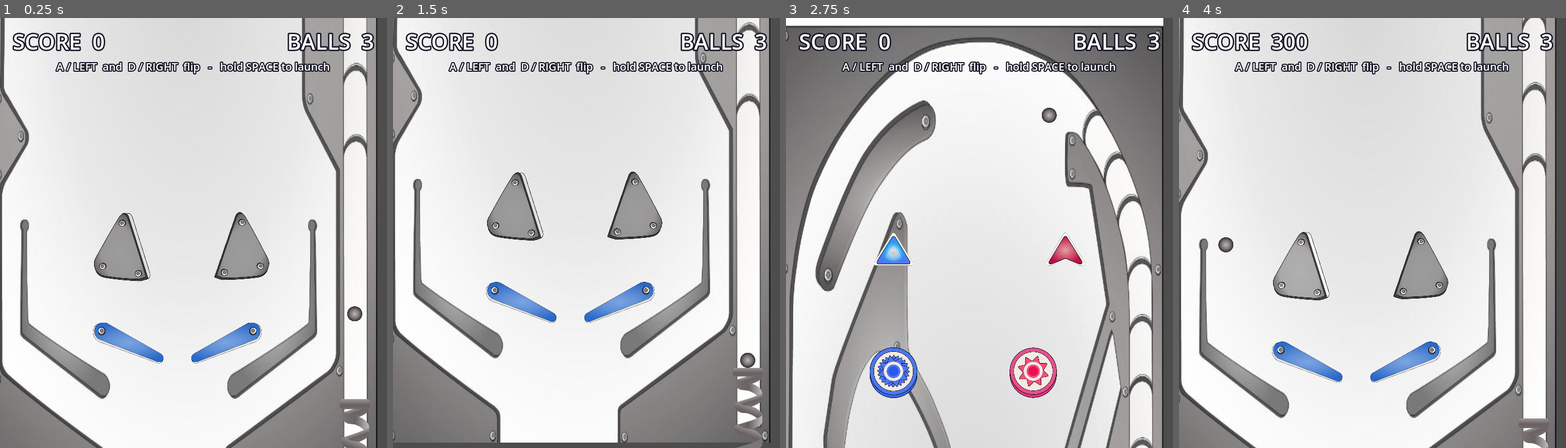
Above: before the commit, frames 1-4 (left to right).
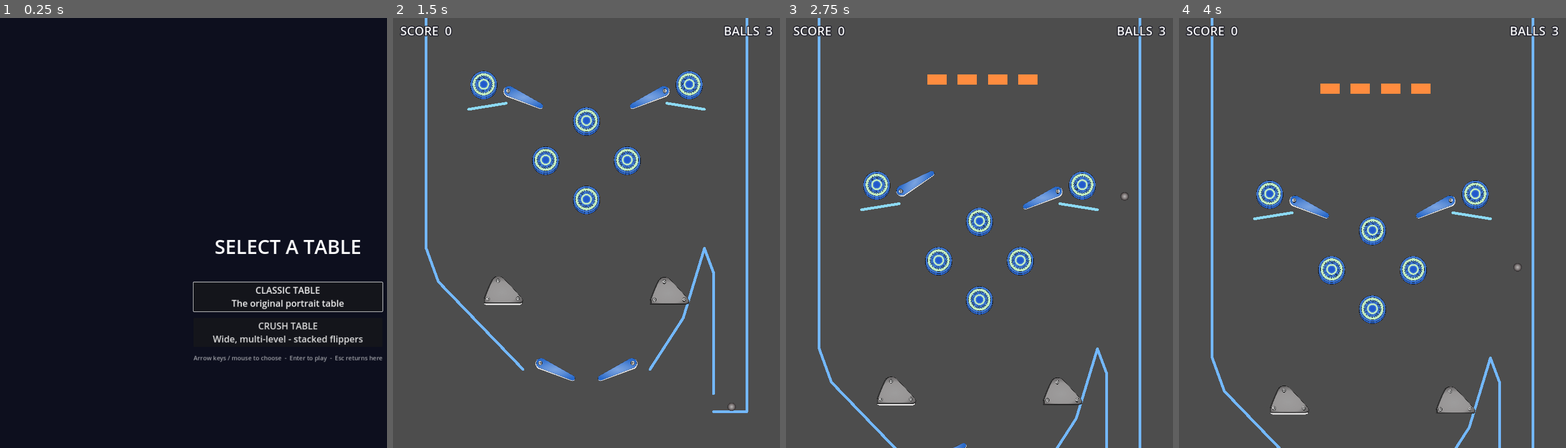
Above: after the commit, the same moments.

Repository: eddieedease/gdpb
Game: Godot game, scene res://scenes/table_select.tscn
The game is run twice, just before and just after one commit, with the same random seed, the same clock (stepped at 60 frames per second) and the same inputs. Before the commit the project starts from res://scenes/main.tscn.
Inputs (mouse positions are in pixels of both pictures, inside the frame that each line leads up to):
- Up to frame 1 (0.25 s): no input
- Up to frame 2 (1.5 s): click (679, 331) at 0.5 s, where only the run after the commit has a clickable "CRUSH TABLE Wide, multi-level…"; tap Enter (restart) at 1.25 s; hold Space (launch) from 1.28 s (still down)
- Up to frame 3 (2.75 s): release Space (launch) at 2.03 s; hold A (flipper_left) from 2.03 s (still down); tap Space (launch) at 2.1 s
- Up to frame 4 (4 s): release A (flipper_left) at 2.78 s; hold Space (launch) 2.78-3.53 s; tap Space (launch) at 3.6 s

The runs differ from the first frame. In frame 1, 98% of the frame differs, in the area x 0-100%, y 0-100%; in frame 2, 93%; in frame 3, 92%; in frame 4, 94%.

Commit message:
Add table-select menu and a wide multi-level Crush-style table
- New main scene: table_select (menu) - classic table preserved and
  loadable from it; each scene sets its own display view at runtime so
  the classic stays portrait and the new one goes widescreen.
- Widescreen with no side bars via keep_width stretch (1280x720 base).
- advanced_table.gd builds the whole table procedurally from tunable
  coordinates: rounded dome, rollover lanes, orbit rails, a top bumper
  cluster, a 4-target drop bank (bonus on clear), a mid bumper diamond,
  two flipper levels, slingshots, shooter lane, and drain. Visible rails
  are drawn from the same points used for collision.
- New drop_target.gd (drop/reset bank), reusable hud.tscn.
- Flippers tuned (slower, meatier sweep) so they reliably catch/launch.
- main.gd: reset on entry, Esc returns to the menu.

Verified in headless sims: launch, drop targets, bumpers, slingshots,
rollovers, drain -> ball loss -> respawn, and flipper saves all work.

Co-Authored-By: Claude Opus 4.8 <noreply@anthropic.com>

Diff:
--- a/project.godot
+++ b/project.godot
@@ -11,7 +11,7 @@
 [application]
 
 config/name="Godotpinball"
-run/main_scene="res://scenes/main.tscn"
+run/main_scene="res://scenes/table_select.tscn"
 config/features=PackedStringArray("4.2", "Forward Plus")
 config/icon="res://icon.svg"
 
@@ -25,7 +25,6 @@
 window/size/viewport_height=800
 window/size/mode=3
 window/stretch/mode="canvas_items"
-window/stretch/aspect="keep"
 
 [input]
 
--- /dev/null
+++ b/scenes/advanced_table.tscn
@@ -0,0 +1,20 @@
+[gd_scene load_steps=4 format=3]
+
+[ext_resource type="Script" path="res://scripts/advanced_table.gd" id="1"]
+[ext_resource type="Script" path="res://scripts/camera_follow.gd" id="2"]
+[ext_resource type="PackedScene" path="res://scenes/hud.tscn" id="3"]
+
+[node name="AdvancedTable" type="Node2D"]
+script = ExtResource("1")
+
+[node name="Camera2D" type="Camera2D" parent="."]
+position = Vector2(640, 400)
+limit_left = 0
+limit_top = 0
+limit_right = 1280
+limit_bottom = 2560
+position_smoothing_enabled = true
+position_smoothing_speed = 8.0
+script = ExtResource("2")
+
+[node name="HUD" parent="." instance=ExtResource("3")]
--- /dev/null
+++ b/scenes/hud.tscn
@@ -0,0 +1,50 @@
+[gd_scene load_steps=2 format=3]
+
+[ext_resource type="Script" path="res://scripts/hud.gd" id="1"]
+
+[node name="HUD" type="CanvasLayer"]
+script = ExtResource("1")
+
+[node name="ScoreLabel" type="Label" parent="."]
+offset_left = 24.0
+offset_top = 14.0
+offset_right = 500.0
+offset_bottom = 60.0
+theme_override_colors/font_color = Color(1, 1, 1, 1)
+theme_override_colors/font_outline_color = Color(0.05, 0.05, 0.1, 1)
+theme_override_constants/outline_size = 10
+theme_override_font_sizes/font_size = 40
+text = "SCORE  0"
+
+[node name="BallsLabel" type="Label" parent="."]
+anchors_preset = 1
+anchor_left = 1.0
+anchor_right = 1.0
+offset_left = -400.0
+offset_top = 14.0
+offset_right = -24.0
+offset_bottom = 60.0
+theme_override_colors/font_color = Color(1, 1, 1, 1)
+theme_override_colors/font_outline_color = Color(0.05, 0.05, 0.1, 1)
+theme_override_constants/outline_size = 10
+theme_override_font_sizes/font_size = 40
+text = "BALLS  3"
+horizontal_alignment = 2
+
+[node name="MessageLabel" type="Label" parent="."]
+visible = false
+anchors_preset = 8
+anchor_left = 0.5
+anchor_top = 0.5
+anchor_right = 0.5
+anchor_bottom = 0.5
+offset_left = -400.0
+offset_top = -120.0
+offset_right = 400.0
+offset_bottom = 120.0
+theme_override_colors/font_color = Color(1, 1, 1, 1)
+theme_override_colors/font_outline_color = Color(0.05, 0.05, 0.1, 1)
+theme_override_constants/outline_size = 14
+theme_override_font_sizes/font_size = 52
+horizontal_alignment = 1
+vertical_alignment = 1
--- /dev/null
+++ b/scenes/table_select.tscn
@@ -0,0 +1,10 @@
+[gd_scene load_steps=2 format=3]
+
+[ext_resource type="Script" path="res://scripts/table_select.gd" id="1"]
+
+[node name="TableSelect" type="Control"]
+layout_mode = 3
+anchors_preset = 15
+anchor_right = 1.0
+anchor_bottom = 1.0
+script = ExtResource("1")
--- /dev/null
+++ b/scripts/advanced_table.gd
@@ -0,0 +1,350 @@
+extends Node2D
+## Procedurally-built wide, multi-level pinball table (Devil/Alien Crush style).
+## Everything (walls, rails, elements) is built from the constants below so the
+## layout is easy to tune. Visible rails are drawn from the SAME points used for
+## collision, so what you see is what the ball actually hits.
+
+const BALL_SCENE := preload("res://scenes/ball.tscn")
+const BUMPER := preload("res://scenes/bumper.tscn")
+const SLING_L := preload("res://scenes/slingshot_left.tscn")
+const SLING_R := preload("res://scenes/slingshot_right.tscn")
+const FLIP_L := preload("res://scenes/flipper_left.tscn")
+const FLIP_R := preload("res://scenes/flipper_right.tscn")
+const DROP_TARGET := preload("res://scripts/drop_target.gd")
+
+const W := 1280.0
+const H := 2560.0
+
+const WALL_COLOR := Color(0.45, 0.72, 1.0)
+const RAIL_COLOR := Color(0.55, 0.85, 0.95)
+
+# --- Element positions (tune these) ---
+const BUMPERS := [Vector2(640, 430), Vector2(470, 590), Vector2(810, 590)]
+const MID_BUMPERS := [Vector2(640, 1480), Vector2(505, 1610), Vector2(775, 1610), Vector2(640, 1740), Vector2(300, 1360), Vector2(980, 1360)]
+const DROP_TARGETS := [Vector2(500, 1010), Vector2(600, 1010), Vector2(700, 1010), Vector2(800, 1010)]
+const UPPER_FLIP_L := Vector2(380, 1380)
+const UPPER_FLIP_R := Vector2(900, 1380)
+const MAIN_FLIP_L := Vector2(486, 2280)
+const MAIN_FLIP_R := Vector2(794, 2280)
+const SLING_L_POS := Vector2(365, 2040)
+const SLING_R_POS := Vector2(915, 2040)
+const ROLLOVERS := [Vector2(430, 250), Vector2(640, 220), Vector2(850, 250)]
+const LANE_X := 1120.0            # centre of shooter lane
+const BALL_LAUNCH := Vector2(1120, 2360)
+
+var _wall_seg := PackedVector2Array()
+var _rails: Node2D
+var _drops: Array = []
+var _drops_down := 0
+var _launch_charge := 0.0
+var _resetting_bank := false
+
+@onready var _hud := $HUD
+
+
+func _ready() -> void:
+	var win := get_window()
+	win.content_scale_mode = Window.CONTENT_SCALE_MODE_CANVAS_ITEMS
+	win.content_scale_aspect = Window.CONTENT_SCALE_ASPECT_KEEP_WIDTH
+	win.content_scale_size = Vector2i(1280, 720)
+
+	GameManager.reset()
+	GameManager.game_over.connect(_on_game_over)
+
+	_rails = Node2D.new()
+	add_child(_rails)
+
+	_build_gravity_zone()
+	_build_boundary()
+	_build_shooter()
+	_build_top_rails()
+	_finalize_walls()
+
+	_build_bumpers()
+	_build_slingshots()
+	_build_drop_targets()
+	_build_flippers()
+	_build_rollovers()
+	_build_drain()
+
+	_spawn_ball()
+
+
+# ---------------------------------------------------------------- walls
+func _wall(points: PackedVector2Array, width := 9.0, color := WALL_COLOR) -> void:
+	var line := Line2D.new()
+	line.points = points
+	line.width = width
+	line.default_color = color
+	line.joint_mode = Line2D.LINE_JOINT_ROUND
+	line.begin_cap_mode = Line2D.LINE_CAP_ROUND
+	line.end_cap_mode = Line2D.LINE_CAP_ROUND
+	_rails.add_child(line)
+	for i in points.size() - 1:
+		_wall_seg.append(points[i])
+		_wall_seg.append(points[i + 1])
+
+
+func _arc(center: Vector2, radius: float, a0_deg: float, a1_deg: float, steps := 16) -> PackedVector2Array:
+	var pts := PackedVector2Array()
+	for i in steps + 1:
+		var t := deg_to_rad(lerpf(a0_deg, a1_deg, float(i) / steps))
+		pts.append(center + Vector2(cos(t), sin(t)) * radius)
+	return pts
+
+
+func _finalize_walls() -> void:
+	var body := StaticBody2D.new()
+	body.name = "Walls"
+	var mat := PhysicsMaterial.new()
+	mat.friction = 0.1
+	mat.bounce = 0.25
+	body.physics_material_override = mat
+	var cs := CollisionShape2D.new()
+	var shape := ConcavePolygonShape2D.new()
+	shape.segments = _wall_seg
+	cs.shape = shape
+	body.add_child(cs)
+	add_child(body)
+
+
+func _build_boundary() -> void:
+	# Left inlane + left wall + top dome + right wall, with a drain gap at the
+	# bottom centre (between the two main flippers).
+	var left := PackedVector2Array()
+	left.append(Vector2(430, 2300))          # left inlane top (by left flipper)
+	left.append(Vector2(150, 2010))           # funnel up to left wall
+	left.append(Vector2(110, 1900))
+	left.append_array(_arc(Vector2(300, 300), 190, 180, 270, 14))  # top-left corner (110,300)->(300,110)
+	# left wall is the vertical part just below the corner; prepend not needed
+	_wall(left)
+
+	var top := PackedVector2Array()
+	top.append(Vector2(300, 110))
+	top.append(Vector2(980, 110))
+	top.append_array(_arc(Vector2(980, 300), 190, 270, 360, 14))   # top-right corner ->(1170,300)
+	_wall(top)
+
+
+func _build_shooter() -> void:
+	# Outer right wall + lane floor + inner lane wall, plus a deflector at the
+	# top that throws the launched ball left into the dome.
+	var outer := PackedVector2Array()
+	outer.append(Vector2(1170, 300))
+	outer.append(Vector2(1170, 2440))         # right outer wall down
+	outer.append(Vector2(1060, 2440))         # lane floor
+	_wall(outer)
+
+	var inner := PackedVector2Array()
+	inner.append(Vector2(1060, 2380))          # inner lane wall (ball rests just above)
+	inner.append(Vector2(1060, 1980))
+	inner.append(Vector2(1030, 1900))
+	inner.append(Vector2(960, 2130))           # right funnel down toward right flipper
+	inner.append(Vector2(850, 2300))
+	_wall(inner)
+
+	# top-of-lane deflector: sends ball from the lane leftward under the dome
+	var defl := PackedVector2Array()
+	defl.append(Vector2(1170, 360))
+	defl.append(Vector2(1010, 300))
+	_wall(defl, 9.0, RAIL_COLOR)
+
+
+func _build_top_rails() -> void:
+	# Inner orbit rails on each side of the dome to create side lanes.
+	_wall(_arc(Vector2(320, 620), 190, 250, 335, 12), 9.0, RAIL_COLOR)
+	_wall(_arc(Vector2(960, 620), 190, 205, 290, 12), 9.0, RAIL_COLOR)
+	# small stand ledges under the upper flippers
+	_wall(PackedVector2Array([Vector2(250, 1440), UPPER_FLIP_L + Vector2(-6, 40)]), 9.0, RAIL_COLOR)
+	_wall(PackedVector2Array([Vector2(1030, 1440), UPPER_FLIP_R + Vector2(6, 40)]), 9.0, RAIL_COLOR)
+
+
+# ---------------------------------------------------------------- elements
+func _add_scored(scene: PackedScene, pos: Vector2, tint := Color.WHITE) -> Node:
+	var n: Node2D = scene.instantiate()
+	n.position = pos
+	if tint != Color.WHITE:
+		n.set("texture_override", null)  # keep default sprite; tint via modulate
+		n.modulate = tint
+	add_child(n)
+	return n
+
+
+func _build_bumpers() -> void:
+	var tints := [Color(0.7, 0.85, 1.0), Color(1.0, 0.7, 0.8), Color(1.0, 0.85, 0.6)]
+	var idx := 0
+	for p in BUMPERS:
+		var b: Node2D = BUMPER.instantiate()
+		b.position = p
+		b.modulate = tints[idx % tints.size()]
+		add_child(b)
+		idx += 1
+	for p in MID_BUMPERS:
+		var b: Node2D = BUMPER.instantiate()
+		b.position = p
+		b.modulate = Color(0.8, 1.0, 0.85)
+		add_child(b)
+
+
+func _build_slingshots() -> void:
+	var sl: Node2D = SLING_L.instantiate()
+	sl.position = SLING_L_POS
+	add_child(sl)
+	var sr: Node2D = SLING_R.instantiate()
+	sr.position = SLING_R_POS
+	add_child(sr)
+
+
+func _build_drop_targets() -> void:
+	for p in DROP_TARGETS:
+		var dt := StaticBody2D.new()
+		dt.set_script(DROP_TARGET)
+		dt.position = p
+
+		var shape := RectangleShape2D.new()
+		shape.size = Vector2(64, 34)
+		var cs := CollisionShape2D.new()
+		cs.name = "CollisionShape2D"
+		cs.shape = shape
+		dt.add_child(cs)
+
+		var vis := Polygon2D.new()
+		vis.name = "Visual"
+		vis.polygon = PackedVector2Array([Vector2(-32, -17), Vector2(32, -17), Vector2(32, 17), Vector2(-32, 17)])
+		vis.color = Color(1.0, 0.55, 0.25)
+		dt.add_child(vis)
+
+		add_child(dt)
+		dt.hit.connect(_on_drop_hit)
+		_drops.append(dt)
+
+
+func _build_flippers() -> void:
+	_add_flipper(FLIP_L, MAIN_FLIP_L)
+	_add_flipper(FLIP_R, MAIN_FLIP_R)
+	_add_flipper(FLIP_L, UPPER_FLIP_L)
+	_add_flipper(FLIP_R, UPPER_FLIP_R)
+
+
+func _add_flipper(scene: PackedScene, pos: Vector2) -> void:
+	var f: Node2D = scene.instantiate()
+	f.position = pos
+	f.set("rotate_speed", 15.0)
+	add_child(f)
+
+
+func _build_rollovers() -> void:
+	for p in ROLLOVERS:
+		var area := Area2D.new()
+		area.position = p
+		var cs := CollisionShape2D.new()
+		var shape := RectangleShape2D.new()
+		shape.size = Vector2(60, 60)
+		cs.shape = shape
+		area.add_child(cs)
+		var vis := Polygon2D.new()
+		vis.polygon = PackedVector2Array([Vector2(-30, -30), Vector2(30, -30), Vector2(30, 30), Vector2(-30, 30)])
+		vis.color = Color(0.3, 0.9, 0.5, 0.35)
+		area.add_child(vis)
+		add_child(area)
+		area.body_entered.connect(_on_rollover.bind(area))
+
+
+func _build_drain() -> void:
+	var area := Area2D.new()
+	area.name = "Drain"
+	area.position = Vector2(640, 2520)
+	var cs := CollisionShape2D.new()
+	var shape := RectangleShape2D.new()
+	shape.size = Vector2(1280, 80)
+	cs.shape = shape
+	area.add_child(cs)
+	add_child(area)
+	area.body_entered.connect(_on_drain_body_entered)
+
+
+func _build_gravity_zone() -> void:
+	# Slightly stronger gravity than the classic table for snappier play,
+	# scoped to this table only.
+	var area := Area2D.new()
+	area.position = Vector2(W * 0.5, H * 0.5)
+	area.gravity_space_override = Area2D.SPACE_OVERRIDE_REPLACE
+	area.gravity = 1500.0
+	area.priority = 1
+	var cs := CollisionShape2D.new()
+	var shape := RectangleShape2D.new()
+	shape.size = Vector2(W, H)
+	cs.shape = shape
+	area.add_child(cs)
+	add_child(area)
+
+
+# ---------------------------------------------------------------- ball / flow
+func _spawn_ball() -> void:
+	var ball: RigidBody2D = BALL_SCENE.instantiate()
+	ball.position = BALL_LAUNCH
+	ball.max_contacts_reported = 10
+	add_child(ball)
+	_launch_charge = 0.0
+
+
+func _get_ball() -> RigidBody2D:
+	var balls := get_tree().get_nodes_in_group("ball")
+	return balls[0] if not balls.is_empty() else null
+
+
+func _physics_process(delta: float) -> void:
+	var ball := _get_ball()
+	if ball == null:
+		return
+	# Launch: charge while held in the lane, fire up on release.
+	var in_lane := ball.global_position.x > 1040.0 and ball.global_position.y > 1950.0
+	if in_lane and Input.is_action_pressed("launch"):
+		_launch_charge = minf(_launch_charge + delta / 1.1, 1.0)
+	elif in_lane and _launch_charge > 0.0:
+		var speed := lerpf(1600.0, 3200.0, _launch_charge)
+		ball.linear_velocity = Vector2(0, -speed)
+		_launch_charge = 0.0
+
+
+func _on_drain_body_entered(body: Node) -> void:
+	if not body.is_in_group("ball"):
+		return
+	body.queue_free()
+	GameManager.lose_ball()
+	if not GameManager.is_game_over:
+		await get_tree().create_timer(0.9).timeout
+		_spawn_ball()
+
+
+func _on_rollover(body: Node, _area: Area2D) -> void:
+	if body.is_in_group("ball"):
+		GameManager.add_score(250)
+
+
+func _on_drop_hit(_target) -> void:
+	_drops_down += 1
+	if _drops_down >= _drops.size() and not _resetting_bank:
+		_resetting_bank = true
+		GameManager.add_score(5000)
+		await get_tree().create_timer(1.2).timeout
+		for dt in _drops:
+			dt.reset_target()
+		_drops_down = 0
+		_resetting_bank = false
+
+
+func _on_game_over() -> void:
+	pass
+
+
+func _unhandled_input(event: InputEvent) -> void:
+	if event.is_action_pressed("ui_cancel"):
+		get_tree().change_scene_to_file("res://scenes/table_select.tscn")
+	elif event.is_action_pressed("restart") and GameManager.is_game_over:
+		GameManager.reset()
+		for dt in _drops:
+			dt.reset_target()
+		_drops_down = 0
+		_resetting_bank = false
+		_spawn_ball()
--- /dev/null
+++ b/scripts/drop_target.gd
@@ -0,0 +1,30 @@
+extends StaticBody2D
+## A drop target: knocked down (hidden + non-colliding) when hit, awarding
+## points. A bank of them is reset together by the table controller.
+
+signal hit(target)
+
+@export var points := 500
+
+var is_down := false
+
+@onready var _collision: CollisionShape2D = $CollisionShape2D
+@onready var _visual: CanvasItem = get_node_or_null("Visual")
+
+
+func on_ball_hit(_ball: RigidBody2D) -> void:
+	if is_down:
+		return
+	is_down = true
+	_collision.set_deferred("disabled", true)
+	if _visual:
+		_visual.visible = false
+	GameManager.add_score(points)
+	hit.emit(self)
+
+
+func reset_target() -> void:
+	is_down = false
+	_collision.set_deferred("disabled", false)
+	if _visual:
+		_visual.visible = true
--- a/scripts/main.gd
+++ b/scripts/main.gd
@@ -5,6 +5,11 @@
 
 
 func _ready() -> void:
+	var win := get_window()
+	win.content_scale_mode = Window.CONTENT_SCALE_MODE_CANVAS_ITEMS
+	win.content_scale_aspect = Window.CONTENT_SCALE_ASPECT_KEEP
+	win.content_scale_size = Vector2i(720, 800)
+	GameManager.reset()
 	_spawn_ball()
 
 
@@ -25,6 +30,8 @@
 
 
 func _unhandled_input(event: InputEvent) -> void:
-	if event.is_action_pressed("restart") and GameManager.is_game_over:
+	if event.is_action_pressed("ui_cancel"):
+		get_tree().change_scene_to_file("res://scenes/table_select.tscn")
+	elif event.is_action_pressed("restart") and GameManager.is_game_over:
 		GameManager.reset()
 		_spawn_ball()
--- /dev/null
+++ b/scripts/table_select.gd
@@ -0,0 +1,63 @@
+extends Control
+## Table select menu. Builds its UI in code so there is no fragile .tscn to
+## maintain. Each table scene sets its own display/view on load.
+
+const TABLES := [
+	{"name": "CLASSIC TABLE", "desc": "The original portrait table", "scene": "res://scenes/main.tscn"},
+	{"name": "CRUSH TABLE", "desc": "Wide, multi-level - stacked flippers", "scene": "res://scenes/advanced_table.tscn"},
+]
+
+
+func _ready() -> void:
+	var win := get_window()
+	win.content_scale_mode = Window.CONTENT_SCALE_MODE_CANVAS_ITEMS
+	win.content_scale_aspect = Window.CONTENT_SCALE_ASPECT_KEEP_WIDTH
+	win.content_scale_size = Vector2i(1280, 720)
+
+	set_anchors_preset(Control.PRESET_FULL_RECT)
+
+	var bg := ColorRect.new()
+	bg.color = Color(0.05, 0.06, 0.12)
+	bg.set_anchors_preset(Control.PRESET_FULL_RECT)
+	add_child(bg)
+
+	var box := VBoxContainer.new()
+	box.set_anchors_preset(Control.PRESET_CENTER)
+	box.alignment = BoxContainer.ALIGNMENT_CENTER
+	box.add_theme_constant_override("separation", 22)
+	add_child(box)
+
+	var title := Label.new()
+	title.text = "SELECT A TABLE"
+	title.horizontal_alignment = HORIZONTAL_ALIGNMENT_CENTER
+	title.add_theme_font_size_override("font_size", 64)
+	box.add_child(title)
+
+	var spacer := Control.new()
+	spacer.custom_minimum_size = Vector2(0, 30)
+	box.add_child(spacer)
+
+	var first_button: Button = null
+	for table in TABLES:
+		var btn := Button.new()
+		btn.text = "%s\n%s" % [table["name"], table["desc"]]
+		btn.custom_minimum_size = Vector2(560, 96)
+		btn.add_theme_font_size_override("font_size", 30)
+		btn.pressed.connect(_on_table_chosen.bind(table["scene"]))
+		box.add_child(btn)
+		if first_button == null:
+			first_button = btn
+
+	var hint := Label.new()
+	hint.text = "Arrow keys / mouse to choose  -  Enter to play  -  Esc returns here"
+	hint.horizontal_alignment = HORIZONTAL_ALIGNMENT_CENTER
+	hint.add_theme_font_size_override("font_size", 20)
+	hint.modulate = Color(1, 1, 1, 0.6)
+	box.add_child(hint)
+
+	if first_button:
+		first_button.grab_focus()
+
+
+func _on_table_chosen(scene_path: String) -> void:
+	get_tree().change_scene_to_file(scene_path)
